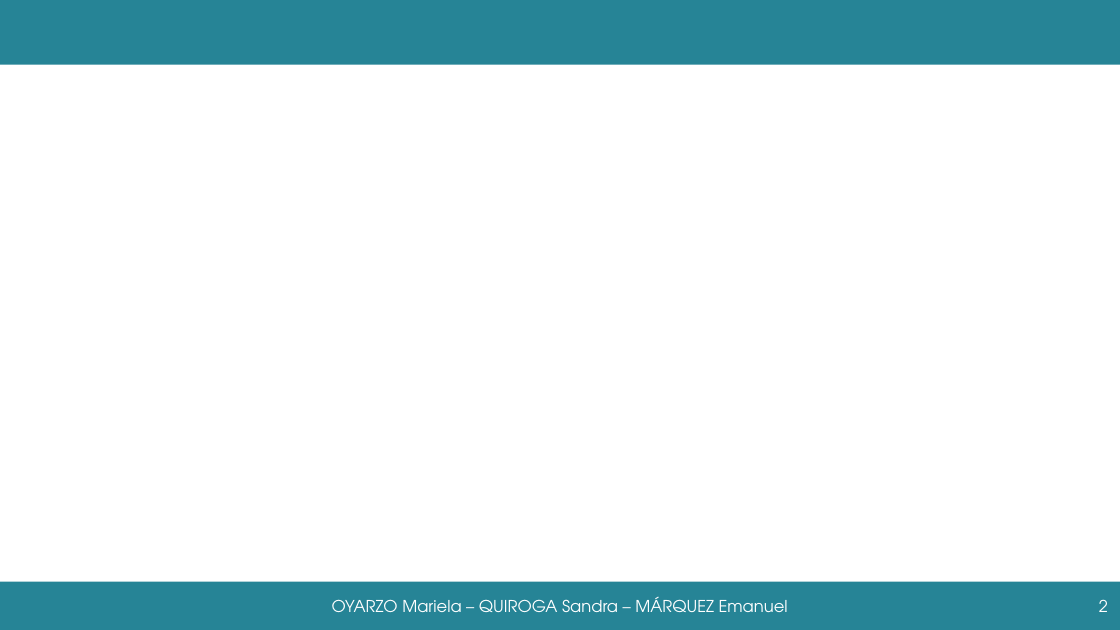
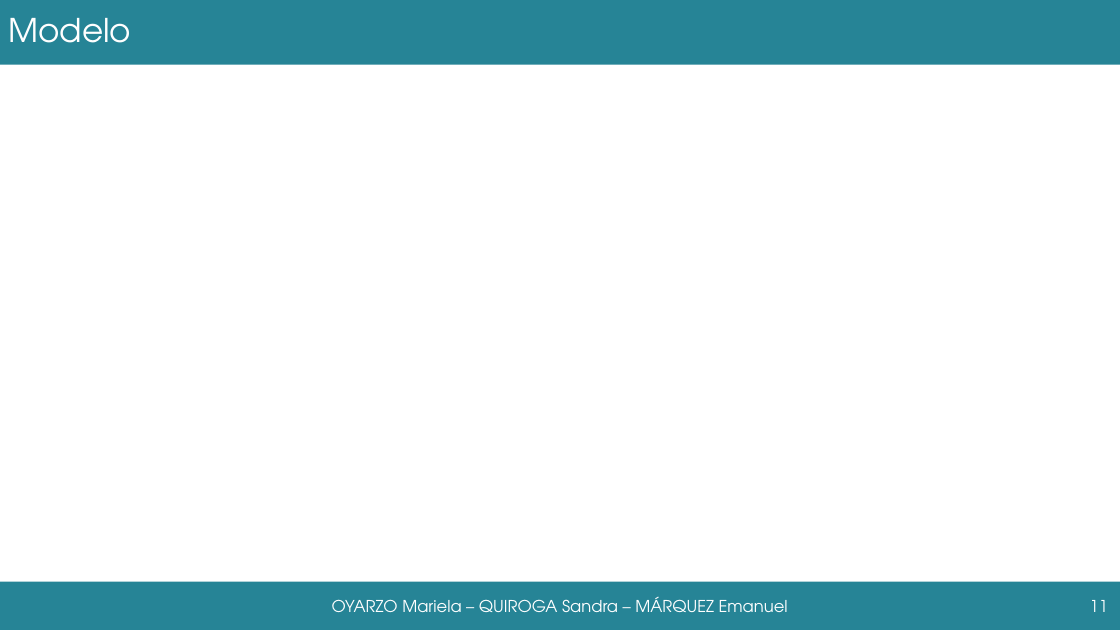
Before and after one commit to grupoyenu/yenu, a slide deck: slide 11 of 08. Presentaciones/Presentación 11.pptx (slide 2 before the commit). Drawn at 1120x630 pixels with LibreOffice and Linux fonts; fonts in the diff are those of the drawing; background and template pictures are left out. Boxes give left, top, right and bottom in pixels: in the first picture for what was removed or moved away, otherwise in the second. Text is boxed around its words. In the diff, an @@ line names an element or a change of style, - is before the commit and + after.

```diff
--- a/08. Presentaciones/Presentación 11.pptx
+++ b/08. Presentaciones/Presentación 11.pptx
@@ title added at (8,18,131,43), 28 pt, text #FFFFFF @@
+Modelo
@@ page number at (1090,600,1108,612): text changed @@
-2
+11
```
Also in this commit, not shown: 11 other slides changed, 1 other file.
